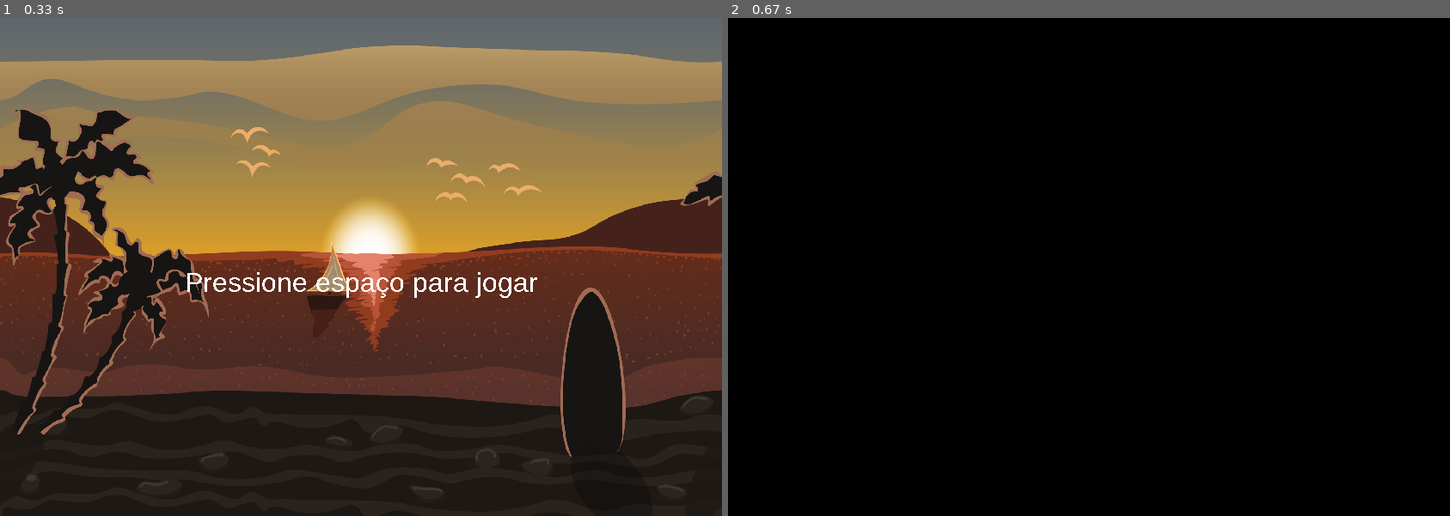
Above: before the commit, frames 1-2 (left to right).
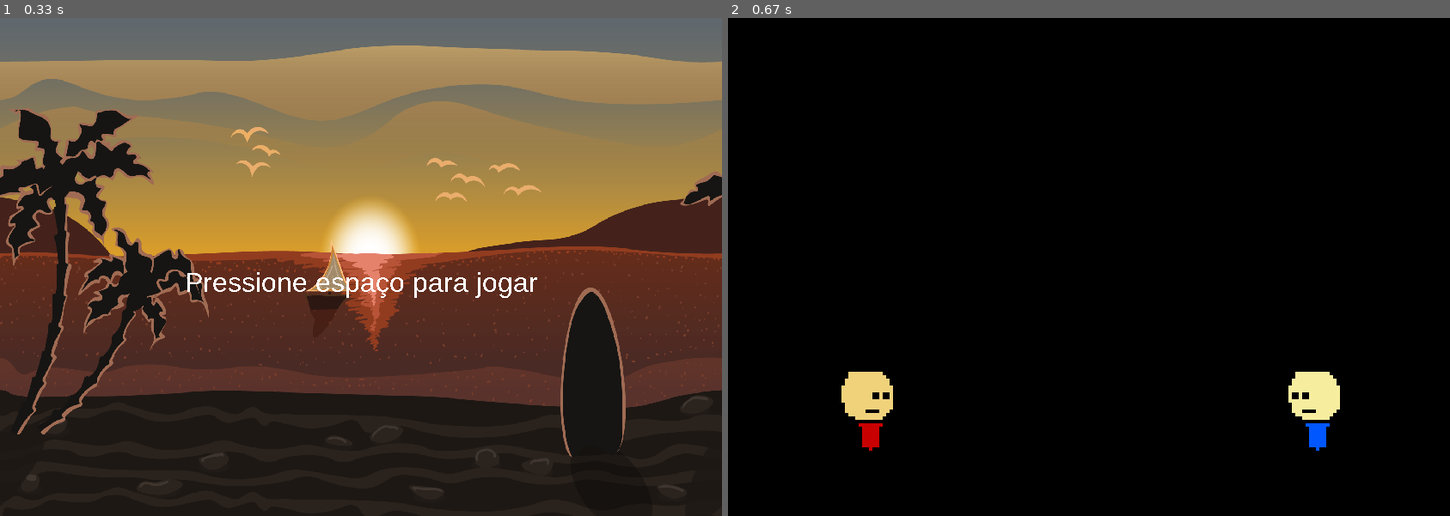
Above: after the commit, the same moments.

Repository: luiskeyd/volei-pygame
Game: pygame game, started from jogo.py
The game is run twice, just before and just after one commit, with the same random seed, the same clock (stepped at 60 frames per second) and the same inputs.
Inputs:
- Up to frame 1 (0.33 s): no input
- Up to frame 2 (0.67 s): tap Space at 0.33 s

Frame 1 is identical in both runs. In frame 2, 1.4% of the frame differs, in the area x 15-85%, y 71-87%.

Commit message:
add muitas coisas

Diff:
--- a/constantes.py
+++ b/constantes.py
@@ -26,3 +26,19 @@
 
 #fonte
 FONTE='arial'
+
+# Fonte para usar nos textos
+#FONTE_MAIOR= pygame.font.Font(None, 74)
+#FONTE_MENOR = pygame.font.Font(None, 36)
+
+# Placar
+PLACAR_JOGADOR1= 0
+PLACAR_JOGADOR2 = 0
+
+
+
+
+#mensagem_ganhador = None
+#ativaçao_jogo = True
+#tempo_tela_mensagem = 0
+#pergunta_final = False
--- a/jogo.py
+++ b/jogo.py
@@ -23,6 +23,10 @@
     def novo_jogo(self):
         #inicializacao das sprites
         self.todas_as_sprites= pygame.sprite.Group()
+        self.jogador1 = Jogador(1)
+        self.jogador2 = Jogador(2)
+        self.todas_as_sprites.add(self.jogador1)
+        self.todas_as_sprites.add(self.jogador2)
         self.rodar()
 
 
@@ -41,8 +45,8 @@
         for event in pygame.event.get():
             if event.type == pygame.QUIT: #caso o player feche o jogo
                 if self.jogando:
-                    self.jogando=False
-                self.esta_rodando=False
+                    self.jogando = False
+                self.esta_rodando = False
 
 
     def atualizar_sprites(self):
@@ -109,55 +113,58 @@
 
 
 
-
-
-
-
-# Fonte para usar nos textos
-#fonte_maior = pygame.font.Font(None, 74)
-#fonte_menor = pygame.font.Font(None, 36)
-
-# como o jogo se comporta
-#placar_jogador1 = 0
-#placar_jogador2 = 0
 #mensagem_ganhador = None
 #ativaçao_jogo = True
 #tempo_tela_mensagem = 0
 #pergunta_final = False
-'''
+
 class Jogador(pygame.sprite.Sprite):
-    def __init__(self):
+    def __init__(self, jogador_id):
         pygame.sprite.Sprite.__init__(self)
-        self.sprites = []
-        self.sprites.append(pygame.image.load('imagens/jogador_1andando.png'))
-        self.sprites.append(pygame.image.load('imagens/jogador_1andando.1.png'))
-        self.sprites.append(pygame.image.load('imagens/jogador_1andando.2.png'))
-        self.atual=0
-        self.image = self.sprites[self.atual]
-        self.image = pygame.transform.scale(self.image,(32*4,32*4))
+        if jogador_id == 1:
+            self.sprites = []
 
-        self.rect=self.image.get_rect()
-        self.rect.topleft = 100, 400
+            self.sprites.append(pygame.image.load('imagens/jogador1_andando.1.png'))
+            self.sprites.append(pygame.image.load('imagens/jogador1_andando.2.png'))
+            self.sprites.append(pygame.image.load('imagens/jogador1_andando.3.png'))
+            self.sprites.append(pygame.image.load('imagens/jogador1_andando.4.png'))
 
-        self.animar=False
+            self.atual = 0
+            self.image = self.sprites[self.atual]
+            self.image = pygame.transform.scale(self.image,(32*4,32*4))
+            self.rect= self.image.get_rect()
+            self.rect.topleft = 100, 400
+            self.animar= False
+        else:
+            self.sprites = []
+            self.sprites.append(pygame.image.load('imagens/jogador2_andando.1 (1).png'))
+            self.sprites.append(pygame.image.load('imagens/jogador2_andando.2 (1).png'))
+            self.sprites.append(pygame.image.load('imagens/jogador2_andando.3 (1).png'))
+            self.sprites.append(pygame.image.load('imagens/jogador2_andando.4 (1).png'))
+
+            self.atual = 0
+            self.image = self.sprites[self.atual]
+            self.image = pygame.transform.scale(self.image,(32*4, 32*4))
+            self.rect = self.image.get_rect()
+            self.rect.topleft = 620, 400
+            self.animar = False
+
 
     def update(self):
         if self.animar==True:
-            self.atual = self.atual + 0.2
+            self.atual= self.atual+ 0.2
             if self.atual>= len(self.sprites):
                 self.atual = 0
                 self.animar=False
             self.image= self.sprites[int(self.atual)]
             self.image = pygame.transform.scale(self.image,(32*4,32*4))
 
+
     def andar(self):
         self.animar=True
 
 
 
-#jogador1 = Jogador()
-#self.todas_as_sprites.add(jogador1)
-'''
 
 
 volei = Jogo()
--- a/teste.py
+++ b/teste.py
@@ -1,14 +1,13 @@
 import pygame
-import constantes  # pasta onde estarão as variáveis
-import sprites  # imagens do jogo
+import constantes # pasta onde estarão as variáveis
+import sprites # imagens do jogo
 import os
-
-
 
 # Inicializando o Pygame
 class Jogo:
+
     def __init__(self):
-        # Criando a tela do jogo
+        # criando a tela do jogo
         pygame.init()
         pygame.mixer.init()
         self.tela = pygame.display.set_mode((constantes.LARGURA, constantes.ALTURA))
@@ -19,12 +18,16 @@
         self.carregar_arquivos()
 
     def novo_jogo(self):
-        # Inicialização das sprites
+        # inicialização das sprites
         self.todas_as_sprites = pygame.sprite.Group()
+        self.jogador1 = Jogador(1)
+        self.jogador2 = Jogador(2)
+        self.todas_as_sprites.add(self.jogador1)
+        self.todas_as_sprites.add(self.jogador2)
         self.rodar()
 
     def rodar(self):
-        # Loop do jogo
+        # loop do jogo
         self.jogando = True
         while self.jogando:
             self.relogio.tick(constantes.FPS)
@@ -33,22 +36,22 @@
             self.desenhar_sprites()
 
     def eventos(self):
-        # Define os eventos do jogo
+        # define os eventos do jogo
         for event in pygame.event.get():
-            if event.type == pygame.QUIT:  # Caso o player feche o jogo
+            if event.type == pygame.QUIT:  # caso o player feche o jogo
                 if self.jogando:
                     self.jogando = False
                 self.esta_rodando = False
 
     def atualizar_sprites(self):
-        # Atualiza sprites
+        # atualiza sprites
         self.todas_as_sprites.update()
 
     def desenhar_sprites(self):
-        # Desenha as sprites
-        self.tela.fill(constantes.PRETO)  # Limpa a tela
-        self.todas_as_sprites.draw(self.tela)  # Desenha as sprites na tela
-        pygame.display.flip()  # Atualiza a tela a cada frame
+        # desenha as sprites
+        self.tela.blit(self.imagem_inicial, self.rect)  # desenha a imagem de fundo
+        self.todas_as_sprites.draw(self.tela)  # desenha as sprites na tela
+        pygame.display.flip()  # atualiza a tela a cada frame
 
     def carregar_arquivos(self):
         # Carregar os arquivos de áudio e imagem
@@ -65,10 +68,12 @@
         self.tela.blit(mensagem, mensagem_rect)
 
     def mostrar_tela_inicial(self):
-        # Exibe a imagem de fundo
-        self.imagem_de_fundo(constantes.LARGURA // 2, constantes.ALTURA // 2)
-        # Exibe o texto da tela inicial
+        # exibe imagem de fundo
+        self.imagem_de_fundo()
+
+        # exibe o texto da tela inicial
         self.mostrar_texto('Pressione espaço para jogar', 32, constantes.BRANCO, constantes.LARGURA // 2, constantes.ALTURA // 2)
+
         pygame.display.flip()
         self.esperar_resposta()
 
@@ -84,8 +89,8 @@
                     if event.key == pygame.K_SPACE:
                         esperando = False
 
-    def imagem_de_fundo(self, x, y):
-        self.imagem_inicial = pygame.image.load('imagens/imagem_de_fundo.png')
+    def imagem_de_fundo(self):
+        self.imagem_inicial = pygame.image.load(self.jogo_python)
         self.imagem_inicial = pygame.transform.scale(self.imagem_inicial, (constantes.LARGURA, constantes.ALTURA))
         self.rect = self.imagem_inicial.get_rect()
         self.rect.topleft = (0, 0)
@@ -94,7 +99,46 @@
     def mostrar_tela_final(self):
         pass
 
-# Inicializando o jogo
+class Jogador(pygame.sprite.Sprite):
+    def __init__(self, jogador_id):
+        pygame.sprite.Sprite.__init__(self)
+        if jogador_id == 1:
+            self.sprites = []
+            self.sprites.append(pygame.image.load('imagens/jogador1_andando.1.png'))
+            self.sprites.append(pygame.image.load('imagens/jogador1_andando.2.png'))
+            self.sprites.append(pygame.image.load('imagens/jogador1_andando.3.png'))
+            self.sprites.append(pygame.image.load('imagens/jogador1_andando.4.png'))
+            self.atual = 0
+            self.image = self.sprites[self.atual]
+            self.image = pygame.transform.scale(self.image, (32*4, 32*4))
+            self.rect = self.image.get_rect()
+            self.rect.topleft = 100, 400
+            self.animar = False
+        else:
+            self.sprites = []
+            self.sprites.append(pygame.image.load('imagens/jogador2_andando.1 (1).png'))
+            self.sprites.append(pygame.image.load('imagens/jogador2_andando.2 (1).png'))
+            self.sprites.append(pygame.image.load('imagens/jogador2_andando.3 (1).png'))
+            self.sprites.append(pygame.image.load('imagens/jogador2_andando.4 (1).png'))
+            self.atual = 0
+            self.image = self.sprites[self.atual]
+            self.image = pygame.transform.scale(self.image, (32*4, 32*4))
+            self.rect = self.image.get_rect()
+            self.rect.topleft = 600, 400
+            self.animar = False
+
+    def update(self):
+        if self.animar:
+            self.atual = self.atual + 0.2
+            if self.atual >= len(self.sprites):
+                self.atual = 0
+                self.animar = False
+            self.image = self.sprites[int(self.atual)]
+            self.image = pygame.transform.scale(self.image, (32*4, 32*4))
+
+    def andar(self):
+        self.animar = True
+
 volei = Jogo()
 volei.mostrar_tela_inicial()
 
Binary file added: imagens/bola mikasa (1).png
Binary file removed: imagens/bola mikasa.png
Binary file added: imagens/jogador1_andando.1.png
Binary file added: imagens/jogador1_andando.2.png
Binary file added: imagens/jogador1_andando.3.png
Binary file added: imagens/jogador1_andando.4.png
Binary file added: imagens/jogador2_andando.1 (1).png
Binary file removed: imagens/jogador2_andando.1.png
Binary file added: imagens/jogador2_andando.2 (1).png
Binary file removed: imagens/jogador2_andando.2.png
Binary file added: imagens/jogador2_andando.3 (1).png
Binary file removed: imagens/jogador2_andando.3.png
(and 5 more such lines)
